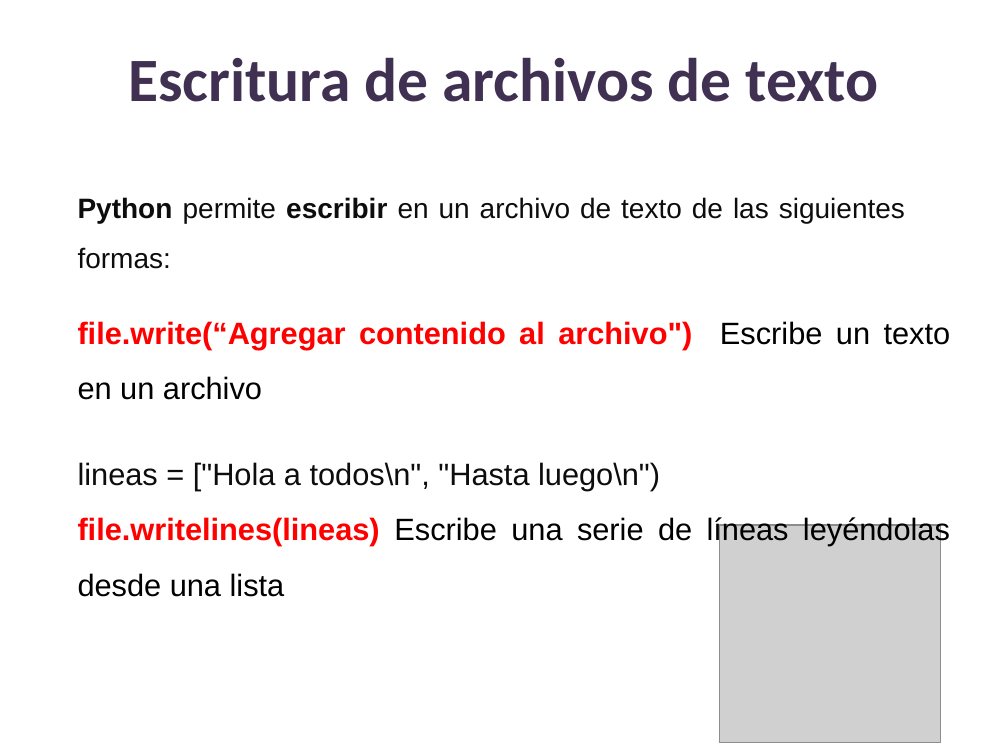
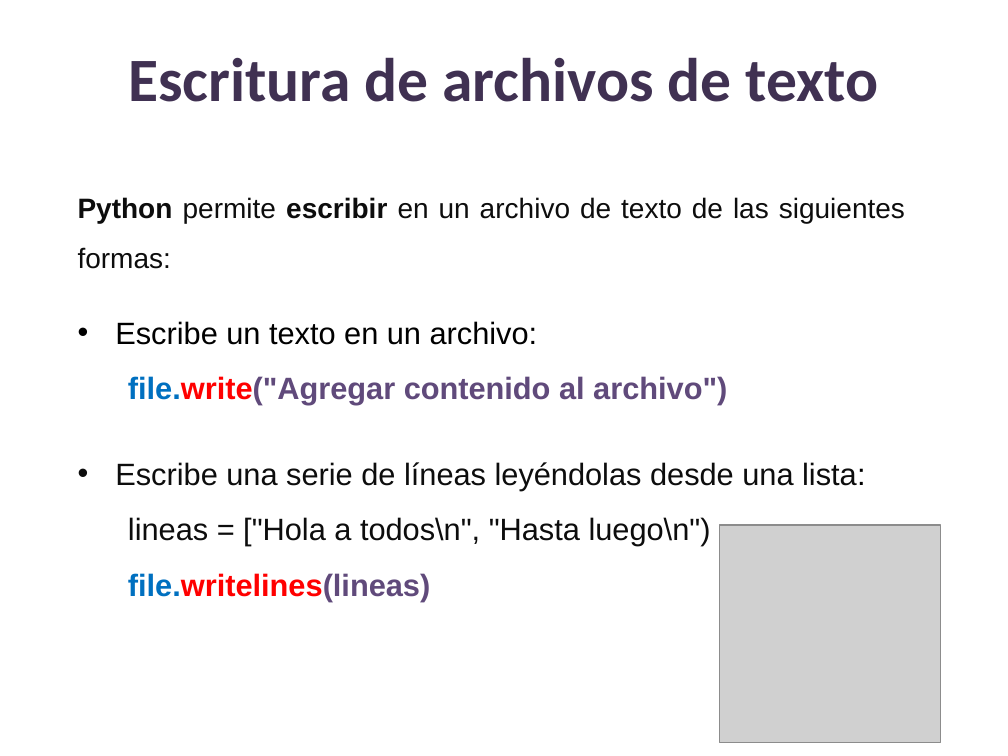
Before and after one commit to lizetheP/PensamientoC, a slide deck: slide 10 of CalendarioAgo20L/presentaciones/12_Archivos.pptx. Drawn at 1008x756 pixels with LibreOffice and Linux fonts; fonts in the diff are those of the drawing; grey boxes stand for pictures. Boxes give left, top, right and bottom in pixels: in the first picture for what was removed or moved away, otherwise in the second. Text is boxed around its words. In the diff, an @@ line names an element or a change of style, - is before the commit and + after.

```diff
--- a/CalendarioAgo20L/presentaciones/12_Archivos.pptx
+++ b/CalendarioAgo20L/presentaciones/12_Archivos.pptx
@@ text at [115,321,866,491]: text changed; text colour #FF0000 to #0D0D0D; bold off @@
-file.write(“Agregar contenido al archivo") Escribe un texto en un archivo
+• Escribe un texto en un archivo:
+  file.write("Agregar contenido al archivo")
+• Escribe una serie de líneas leyéndolas desde una lista:
@@ text at [128,517,711,546]: list level 1 to 2 in "lineas = ["Hola a todos\n", ..." @@
@@ text at [128,573,430,601]: text changed; text colour #000000 to #FF0000; bold on @@
-file.writelines(lineas) Escribe una serie de líneas leyéndolas desde una lista
+  file.writelines(lineas)
```
Also in this commit, not shown: 15 other slides changed, 3 slides removed, 2 other files.
